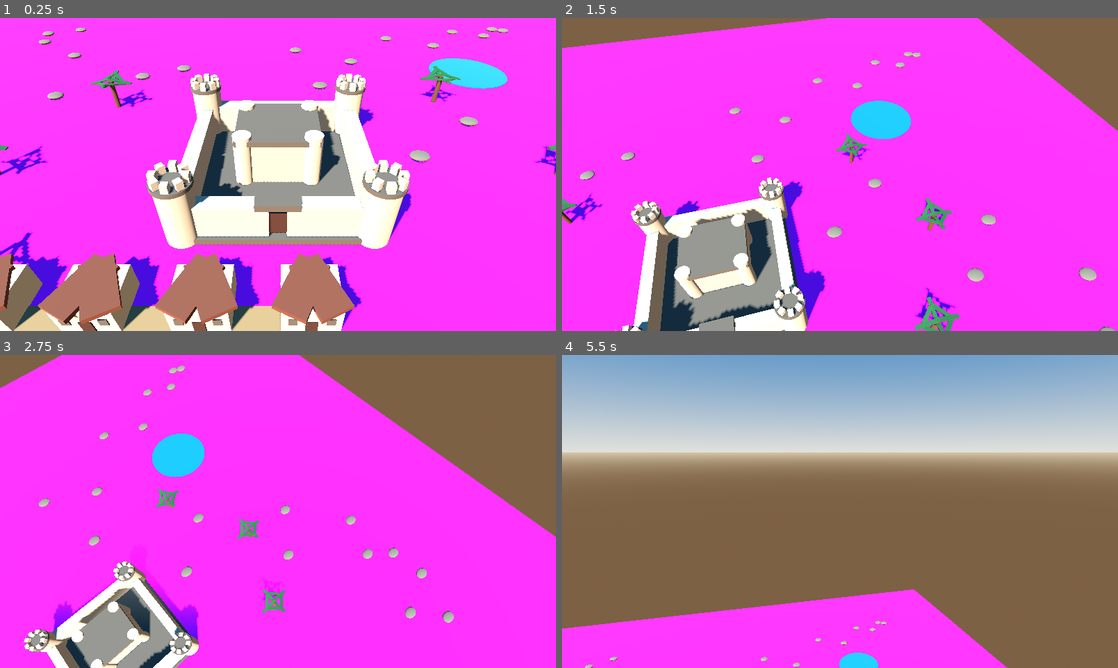
Above: before the commit, frames 1-4 (two rows, left to right).
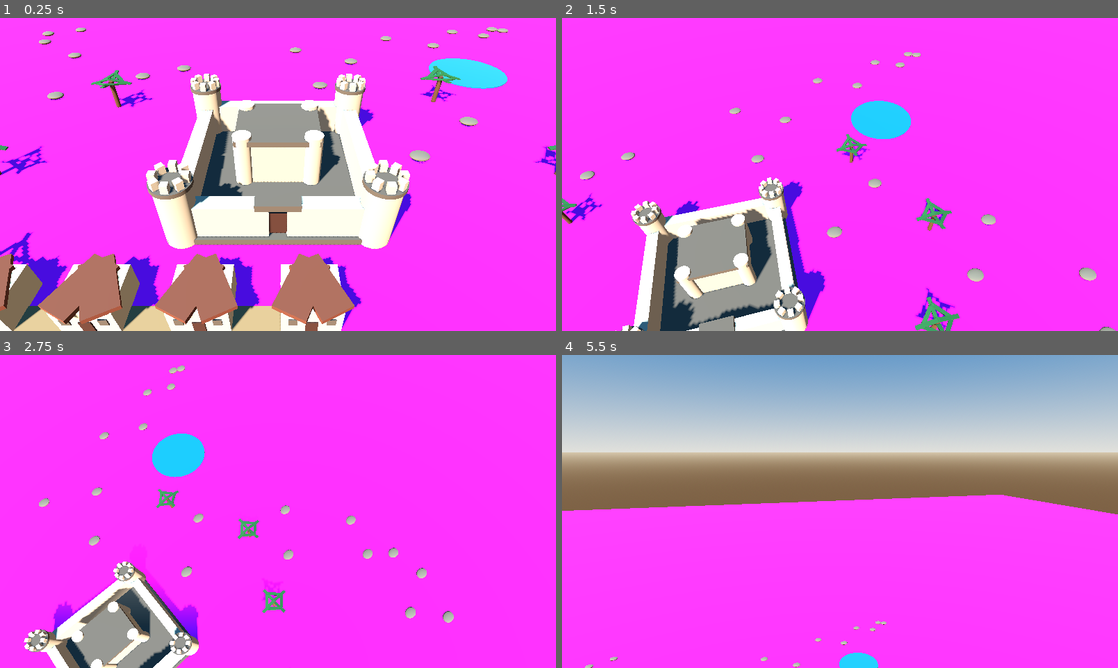
Above: after the commit, the same moments.

Repository: DRAGON-SO/Kingdoms-of-the-Desert
Game: Godot game, scene res://scenes/Main.tscn
The game is run twice, just before and just after one commit, with the same random seed, the same clock (stepped at 60 frames per second) and the same inputs.
Inputs (mouse positions are in pixels of both pictures, inside the frame that each line leads up to):
- Up to frame 1 (0.25 s): no input
- Up to frame 2 (1.5 s): tap Enter at 0.5 s; move the mouse to (962, 158) at 0.52 s; hold D 0.53-1.25 s; hold Q 0.53-1.25 s; click (962, 158) at 0.67 s; drag from (728, 190) to (812, 237) at 1.27 s
- Up to frame 3 (2.75 s): tap Space at 2 s; move the mouse to (333, 442) at 2.02 s; hold D from 2.03 s (still down); hold Q from 2.03 s (still down)
- Up to frame 4 (5.5 s): release D at 2.75 s; release Q at 2.75 s; drag from (812, 574) to (673, 464) at 2.77 s; tap Enter at 3.5 s; move the mouse to (1006, 558) at 3.52 s; hold A 3.53-4.25 s; hold Q 3.53-4.25 s; drag from (673, 464) to (756, 433) at 4.27 s; tap Space at 5 s; move the mouse to (867, 511) at 5.02 s; hold S from 5.03 s (still down); hold Q from 5.03 s (still down); click (867, 511) at 5.17 s

The runs differ from the first frame. In frame 2, 6.9% of the frame differs, in the area x 0-100%, y 0-66%; in frame 3, 14%; in frame 4, 39%, in the area x 0-100%, y 44-100%.

Commit message:
Update main.gd

Diff:
--- a/scripts/main.gd
+++ b/scripts/main.gd
@@ -15,7 +15,7 @@
 var touch_points: Dictionary = {}
 var world_config: Dictionary = {}
 
-const WORLD_SIZE := 200.0
+const WORLD_SIZE := 1000.0
 const TERRAIN_DIVISIONS := 150
 
 const ZOOM_MIN := 12.0
